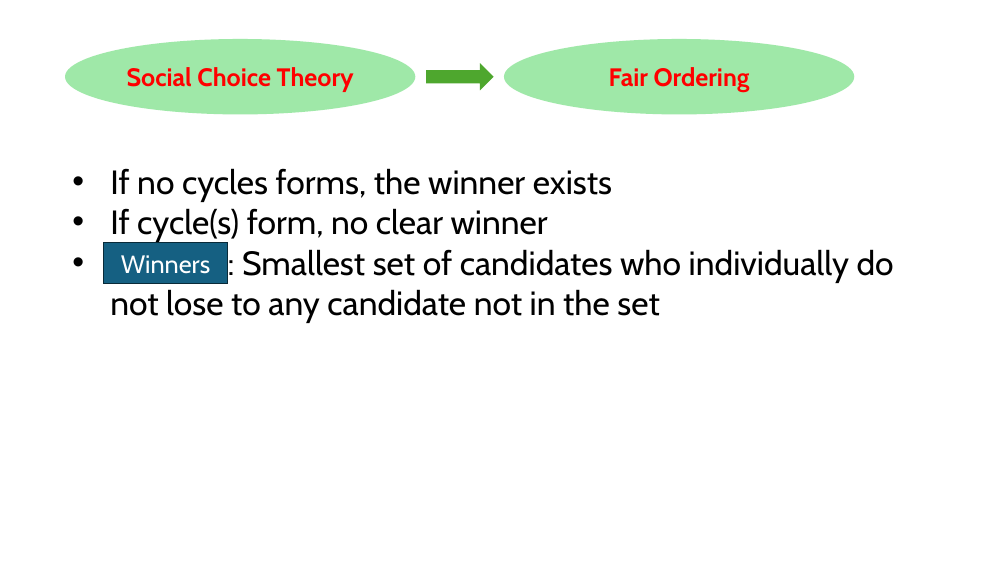
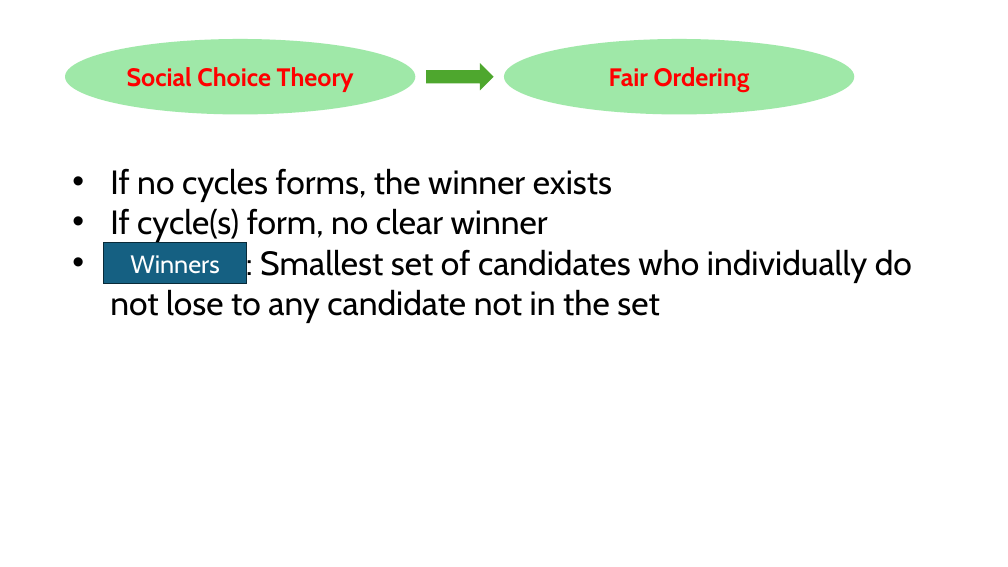
Before and after one commit to HaseebLUMS/Onyx-Presentation, a slide deck: slide 148 of thesis-latency-fairness.pptx. Drawn at 1008x567 pixels with LibreOffice and Linux fonts; fonts in the diff are those of the drawing. Boxes give left, top, right and bottom in pixels: in the first picture for what was removed or moved away, otherwise in the second. Text is boxed around its words. In the diff, an @@ line names an element or a change of style, - is before the commit and + after.

Commit message:
updated presentation

```diff
--- a/thesis-latency-fairness.pptx
+++ b/thesis-latency-fairness.pptx
@@ rectangle "Winners": place and size @@
-rectangle "Winners" at <box>104,243,228,284</box>
+rectangle "Winners" at <box>104,243,247,284</box>
@@ text at <box>110,247,912,323</box>: text changed @@
-• Smit set: Smallest set of candidates who individually do not lose to any candidate not in the set
+• Smith set: Smallest set of candidates who individually do not lose to any candidate not in the set
```
Also in this commit, not shown: 12 other slides changed.
